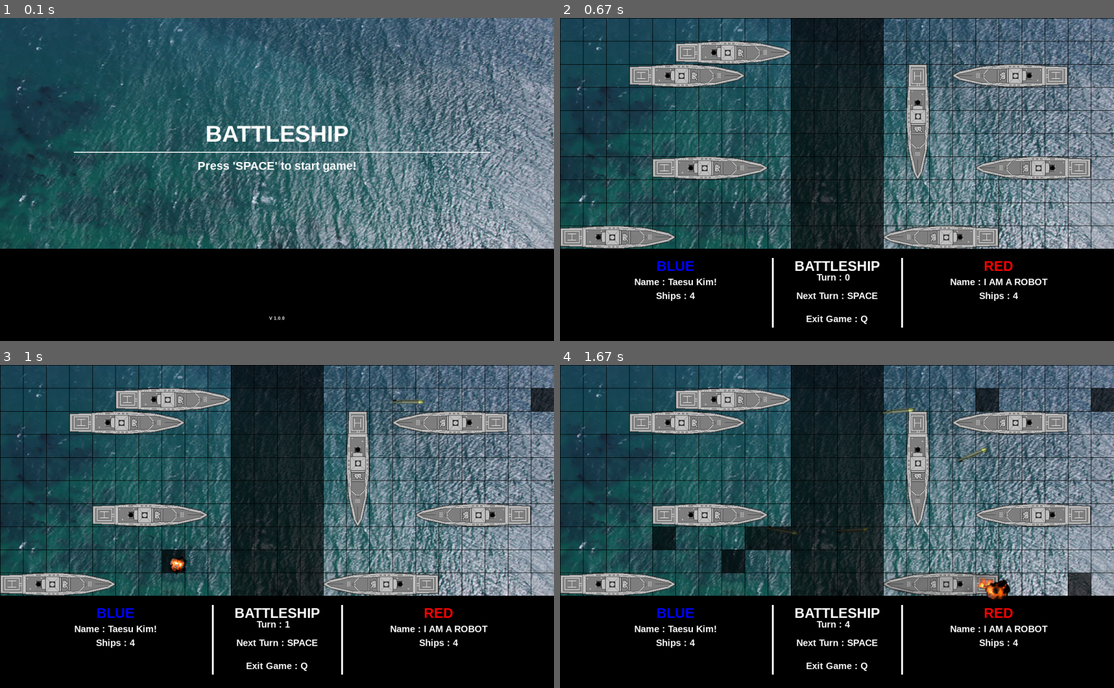
Above: before the commit, frames 1-4 (two rows, left to right).
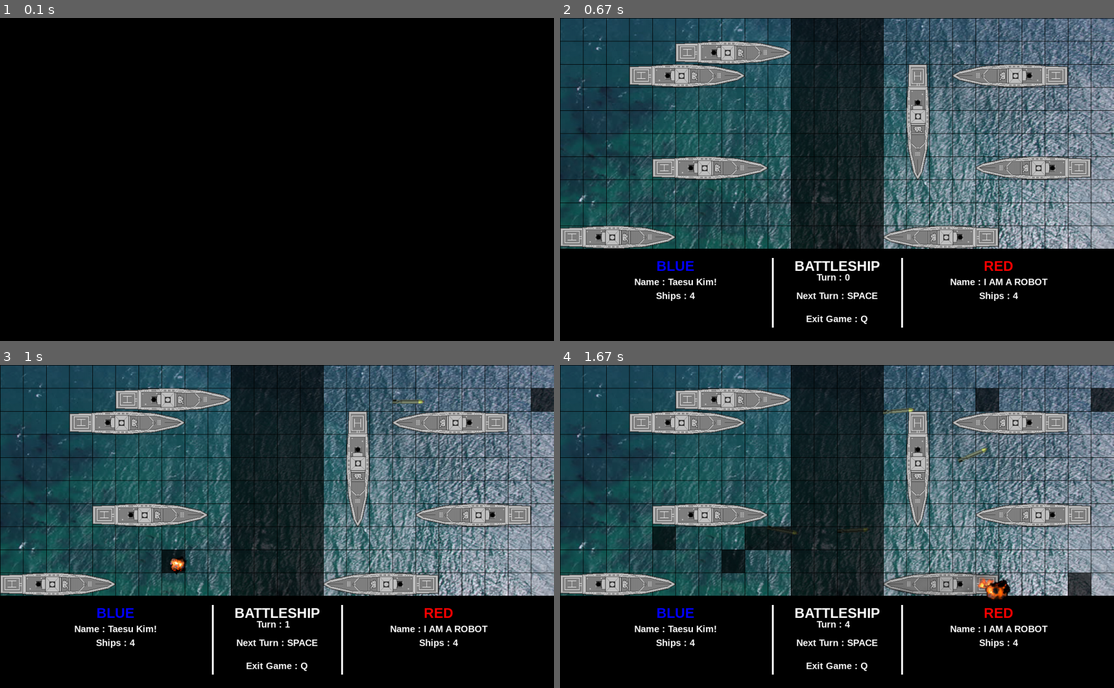
Above: after the commit, the same moments.

Repository: kimts2627/pygame_battleship
Game: pygame game, started from game.py
Two runs of this game, one before a commit and one after it. Both use one fixed random seed, a clock stepped at 60 frames per second and the inputs below.
Inputs:
- Up to frame 1 (0.1 s): no input
- Up to frame 2 (0.67 s): tap Space at 0.33 s
- Up to frame 3 (1 s): tap Space at 0.67 s
- Up to frame 4 (1.67 s): tap Space at 1.07, 1.37, 1.57 s

The runs differ from the first frame. In frame 1, 71% of the frame differs, in the area x 0-100%, y 0-94%; in frame 2, nothing differs; in frame 3, nothing differs; in frame 4, nothing differs.

Commit message:
[Frontend] <feature>: Add screen shake effect
배가 침몰할 때 발생하는 shake effect를 추가 하였습니다.

main 페이지가 보이지 않는 버그 수정 필요

Diff:
--- a/game.py
+++ b/game.py
@@ -4,8 +4,7 @@
 import pprint
 import math
 import random
-import asyncio
-import time
+from itertools import repeat
 from os import path
 from constants import *
 from ai_blue import BlueAi
@@ -25,9 +24,12 @@
 win_status = ''
 screen_status = 'main'
 
-screen = pg.display.set_mode((WIDTH, HEIGHT))
+org_screen = pg.display.set_mode((WIDTH, HEIGHT))
+screen = org_screen.copy()
+screen_rect = screen.get_rect()
 background = pg.image.load('images/background.jpeg')
 pg.display.set_caption('BATTLE-SHIP')
+offset = repeat((0, 0))
 
 back_group = pg.sprite.Group()
 red_ships = pg.sprite.Group()
@@ -39,6 +41,17 @@
 ##########################################################
 ################### CLASS & FUNCTIONS ####################
 ##########################################################
+
+def shake():
+    s = -1
+    for _ in range(0, 3):
+        for x in range(0, 20, 5):
+            yield (x * s, 0)
+        for x in range(20, 0, 5):
+            yield (x * s, 0)
+        s *= -1
+    while True:
+        yield (0, 0)
 
 class Blank(pg.sprite.Sprite):
     def __init__(self, col, row):
@@ -298,17 +311,20 @@
 def ship_hit_checker(blue_group, red_group):
     blues = blue_group.sprites()
     reds = red_group.sprites()
+    global offset
     for i in blues:
         if i.hit_count == 5:
             wreck = DestoryedShip(i.rect.x, i.rect.y, i.team, i.direction)
             wreck_group.add(wreck)
             blue_group.remove(i)
+            offset = shake()
             print('blue team ship is sink down!')
     for i in reds:
         if i.hit_count == 5:
             wreck = DestoryedShip(i.rect.x, i.rect.y, i.team, i.direction)
             wreck_group.add(wreck)
             red_group.remove(i)
+            offset = shake()
             print('red team ship is sink down!')
 
 def map_status_draw(map):
@@ -543,8 +559,9 @@
     if screen_status == 'main':
         screen.blit(background, (0, -176))
         draw_main_text()
-        pg.display.update()
     elif screen_status == 'game':
+        org_screen.fill(BLACK)
+        screen.fill(BLACK)
         screen.blit(background, (0, -176))
         mt = 0.06
         draw_text()
@@ -561,12 +578,12 @@
         wreck_group.update()
         effect_group.draw(screen)
         effect_group.update(mt)
-        pg.display.update()
+        org_screen.blit(screen, next(offset))
     elif screen_status == 'result':
         screen = pg.display.set_mode((WIDTH, HEIGHT))
         screen.fill(BLACK)
         draw_result_text()
-        pg.display.update()
+    pg.display.flip()
 
 pg.quit()
 sys.exit()
--- /dev/null
+++ b/test.py
@@ -0,0 +1,69 @@
+import pygame
+from random import randint
+from itertools import repeat
+
+pygame.init()
+org_screen = pygame.display.set_mode((400, 400))
+screen = org_screen.copy()
+screen_rect = screen.get_rect()
+player = pygame.Rect(180, 180, 20, 20)
+
+def get_rock():
+    return pygame.Rect(randint(0, 340), 0, 60, 60)
+
+falling = get_rock()
+clock = pygame.time.Clock()
+
+# 'offset' will be our generator that produces the offset
+# in the beginning, we start with a generator that
+# yields (0, 0) forever
+offset = repeat((0, 0))
+
+# this function creates our shake-generator
+# it "moves" the screen to the left and right
+# three times by yielding (-5, 0), (-10, 0),
+# ... (-20, 0), (-15, 0) ... (20, 0) three times,
+# then keeps yieling (0, 0)
+def shake():
+    s = -1
+    for _ in range(0, 3):
+        for x in range(0, 20, 5):
+            yield (x*s, 0)
+        for x in range(20, 0, 5):
+            yield (x*s, 0)
+        s *= -1
+    while True:
+        yield (0, 0)
+
+while True:
+    if pygame.event.get(pygame.QUIT): break
+    pygame.event.pump()
+
+    keys = pygame.key.get_pressed()
+    if keys[pygame.K_w]: player.move_ip(0, -2)
+    if keys[pygame.K_a]: player.move_ip(-2, 0)
+    if keys[pygame.K_s]: player.move_ip(0, 2)
+    if keys[pygame.K_d]: player.move_ip(2, 0)
+    player.clamp_ip(screen_rect)
+
+    falling.move_ip(0, 4)
+    org_screen.fill((0, 0, 0))
+    screen.fill((255,255,255))
+    pygame.draw.rect(screen, (0,0,0), player)
+    pygame.draw.rect(screen, (255,0,0), falling)
+
+    if player.colliderect(falling):
+        # if the player is hit by the rock,
+        # we create a new shake-generator
+        offset = shake()
+        falling = get_rock()
+
+    if not screen_rect.contains(falling):
+        falling = get_rock()
+
+    clock.tick(100)
+    # here we draw our temporary surface to the
+    # screen using the offsets created by the
+    # generators.
+    org_screen.blit(screen, next(offset))
+    pygame.display.flip()
